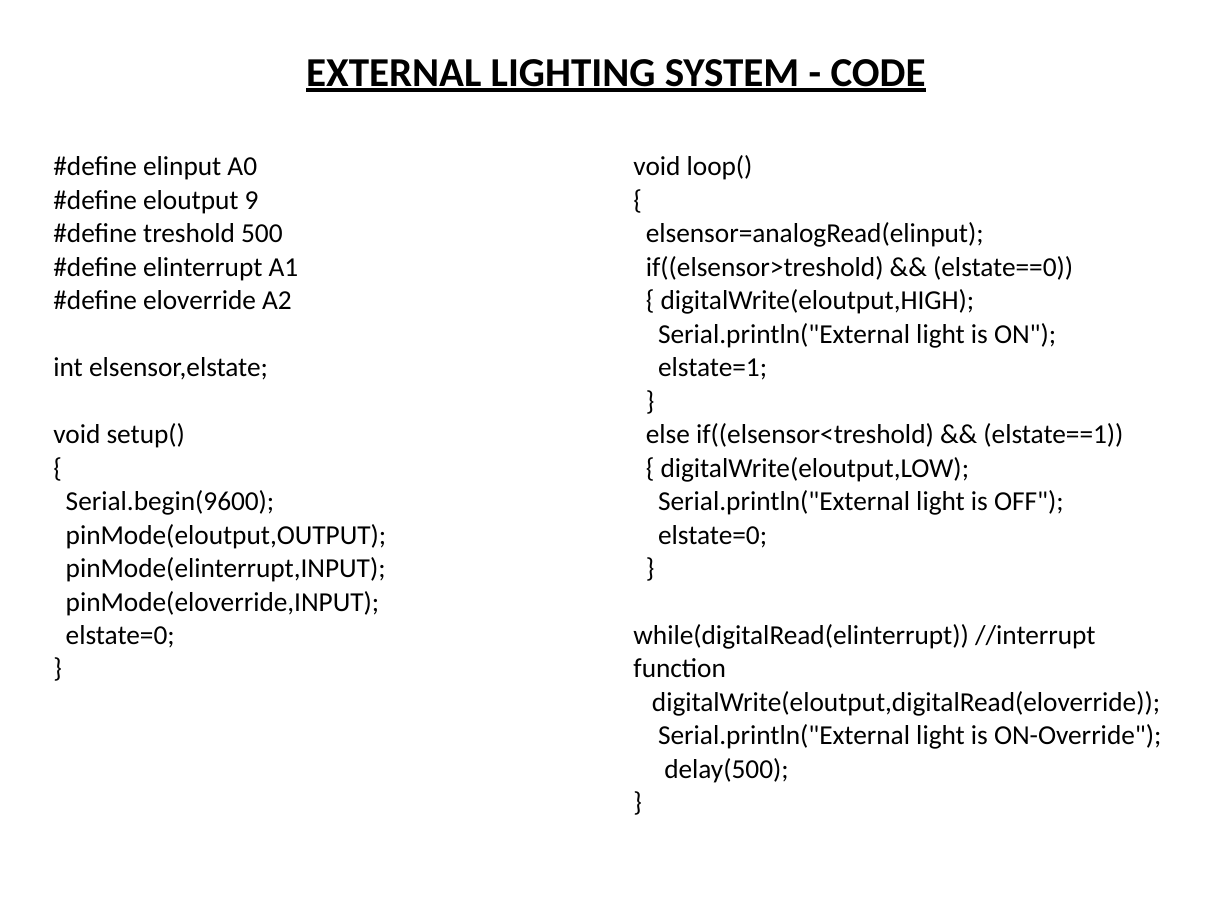
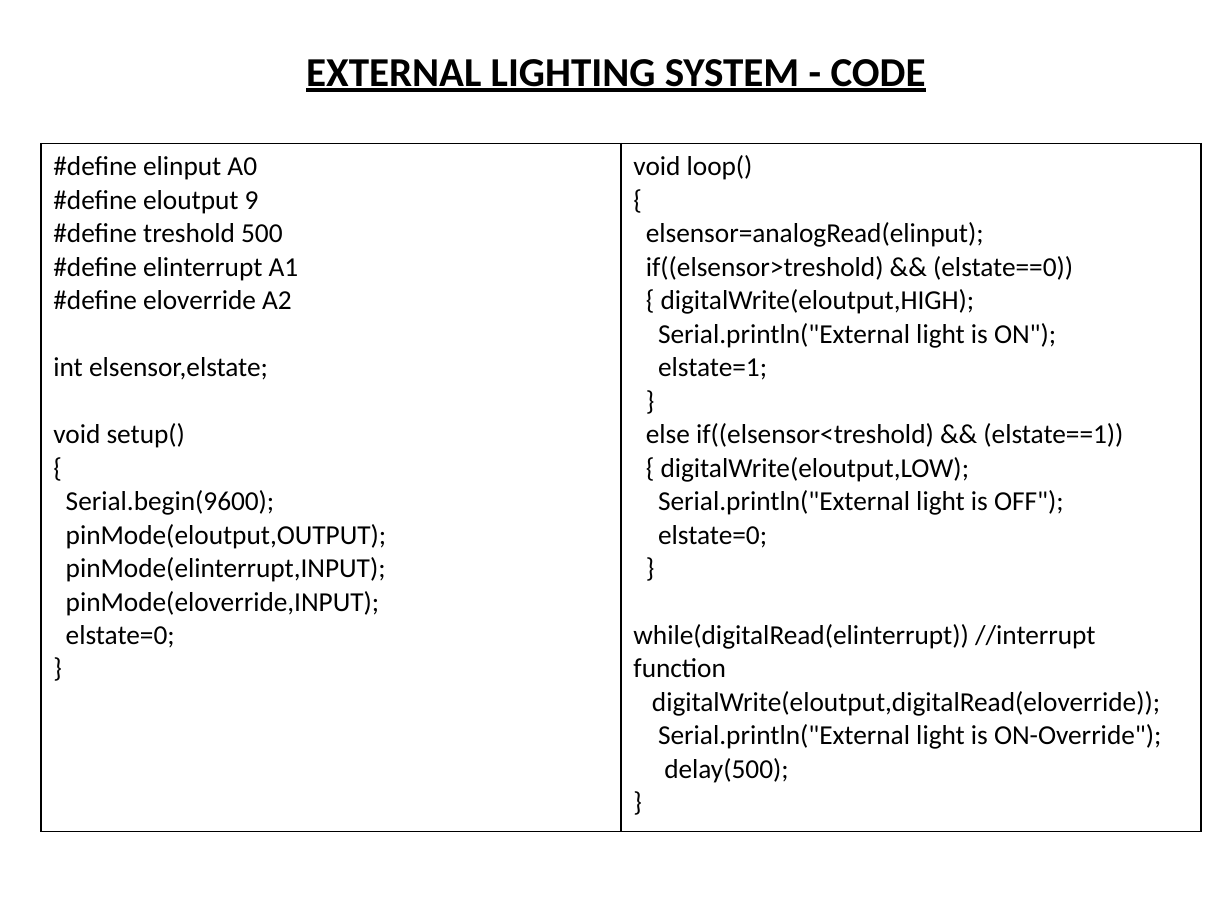
Before and after one commit to rpihomeautomation/rpihomeautomation, a slide deck: slide 7 of reports-and-documents/Reports/Project Report-HOME AUTOMATION.pptx. Drawn at 1232x924 pixels with LibreOffice and Linux fonts; fonts in the diff are those of the drawing. Boxes give left, top, right and bottom in pixels: in the first picture for what was removed or moved away, otherwise in the second. Text is boxed around its words. In the diff, an @@ line names an element or a change of style, - is before the commit and + after.

```diff
--- a/reports-and-documents/Reports/Project Report-HOME AUTOMATION.pptx
+++ b/reports-and-documents/Reports/Project Report-HOME AUTOMATION.pptx
@@ table at (x1=41, y1=144, x2=1201, y2=832) @@
@@ fill #FFFFFF to none in row 1 @@
@@ borders changed @@
```
Also in this commit, not shown: 14 other slides changed, 2 other files.
